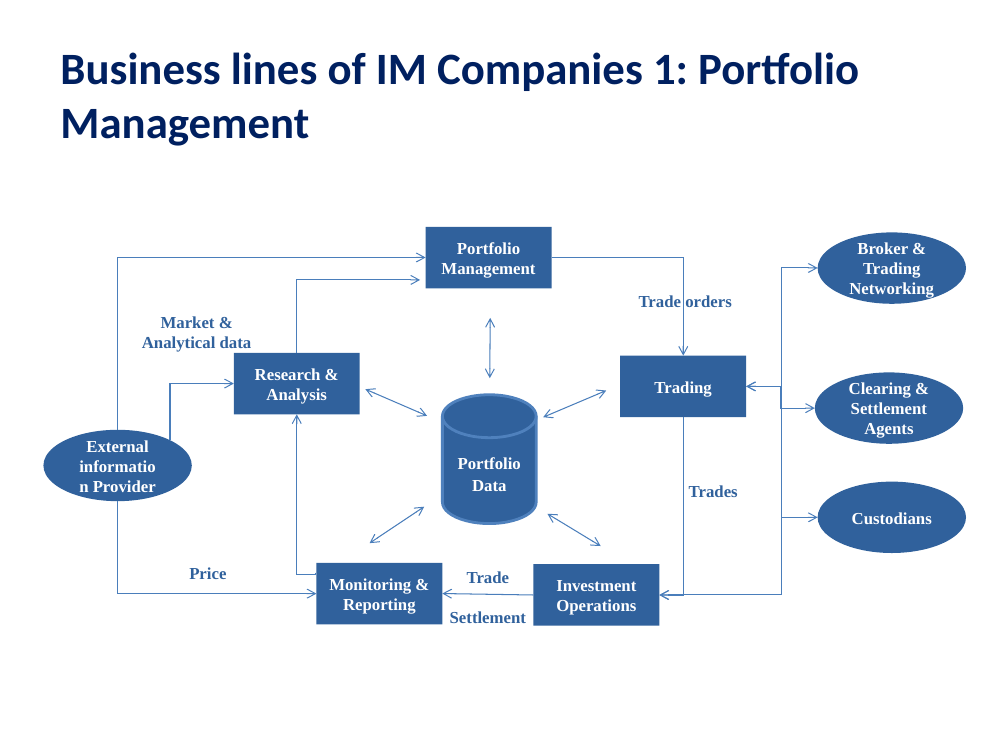
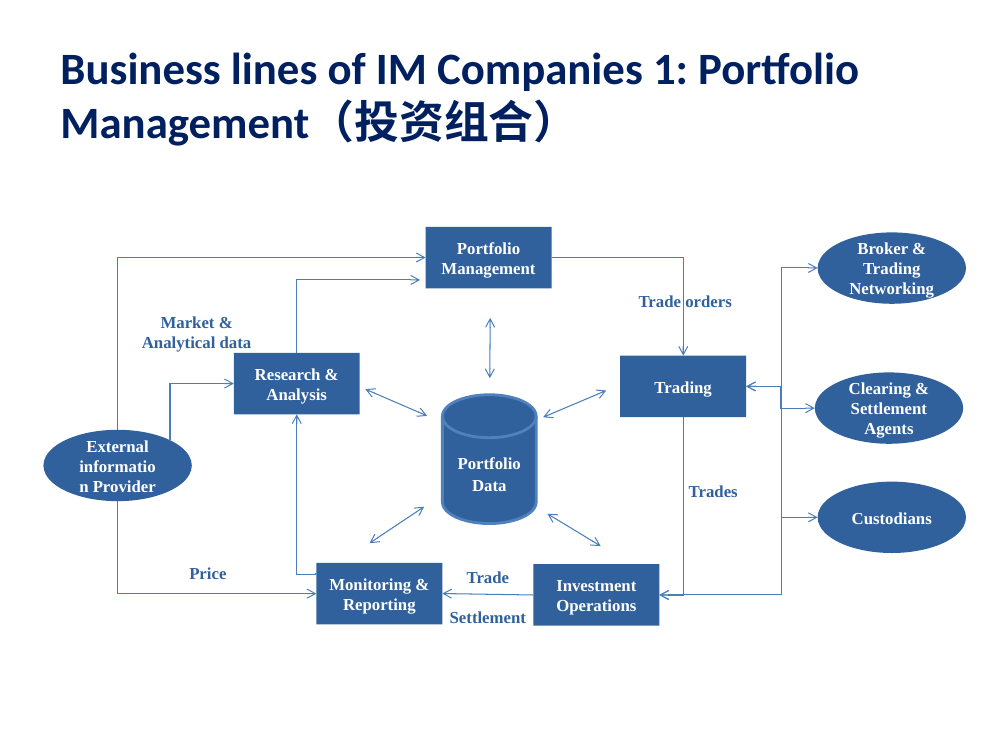
Before and after one commit to BJQ98/Modern-Financial-Practices, a slide deck: slide 51 of 4. Fund.ppt. Drawn at 1008x756 pixels with LibreOffice and Linux fonts; fonts in the diff are those of the drawing. Boxes give left, top, right and bottom in pixels: in the first picture for what was removed or moved away, otherwise in the second. Text is boxed around its words. In the diff, an @@ line names an element or a change of style, - is before the commit and + after.

```diff
--- a/4. Fund.ppt
+++ b/4. Fund.ppt
@@ title at <box>60,52,859,146</box>: text changed @@
-Business lines of IM Companies 1: Portfolio Management
+Business lines of IM Companies 1: Portfolio Management（投资组合）
```
Also in this commit, not shown: 2 other slides changed, 1 other file.
